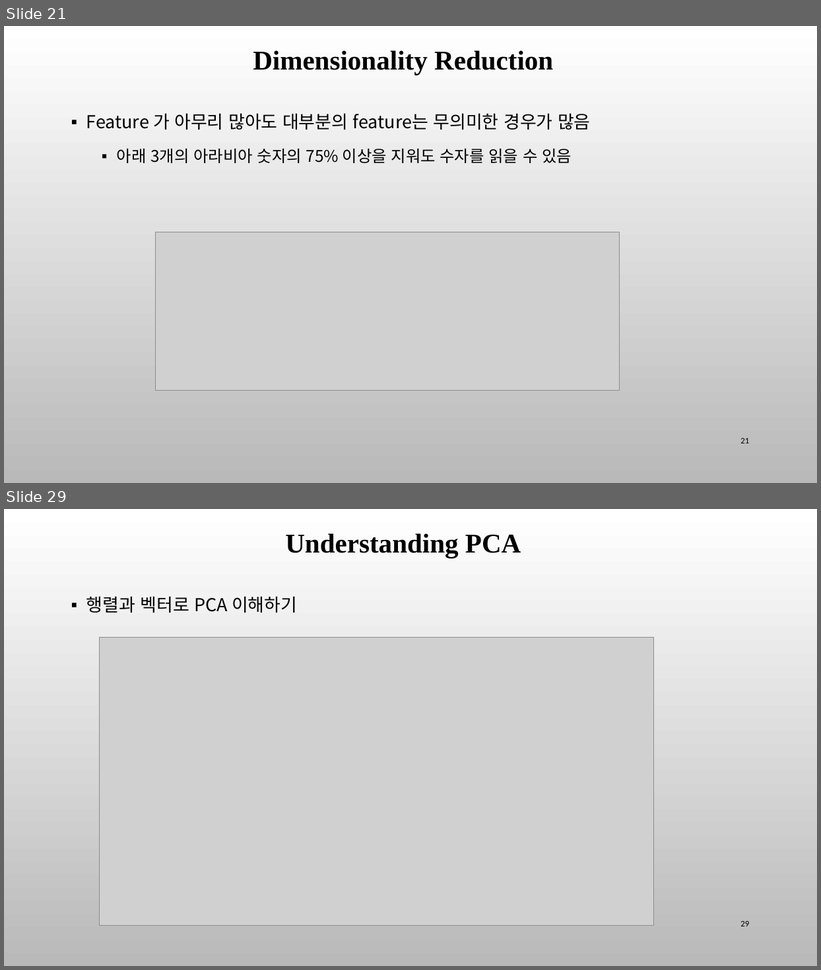
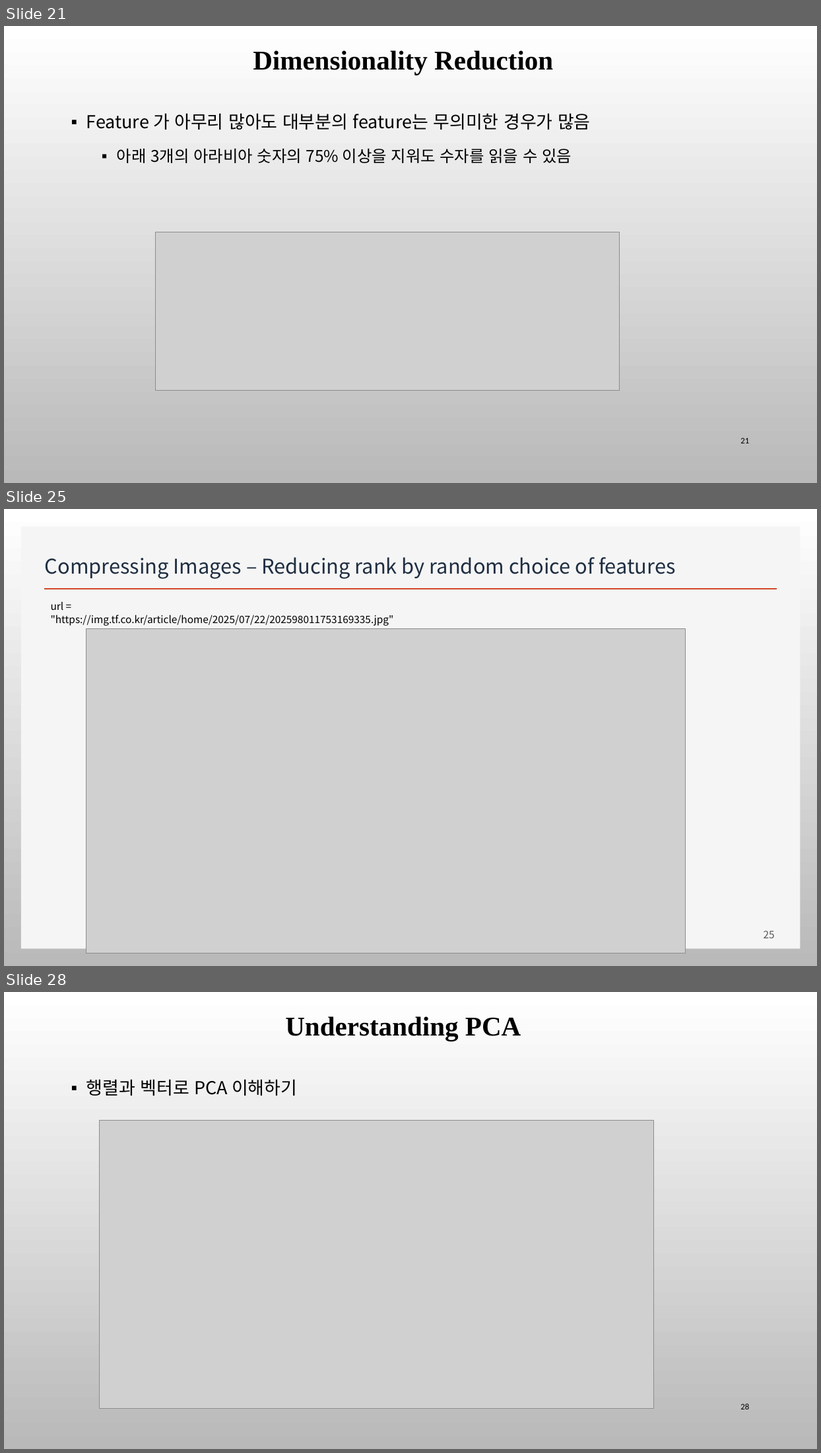
Before and after one commit to ancestor9/mathematics-for-machine-learning, a slide deck: Linear_Algebra/w5_PCA_linear_transformation.pptx. Shown one above the other, each under a label of ours: slides 21 and 29 before the commit, slides 21, 25 and 28 after it; the slides between them are not shown. The pictures are 821x970 and 821x1453 pixels, drawn with LibreOffice and Linux fonts; fonts in the diff are those of the drawing; grey boxes stand for pictures; background and template pictures are left out. Boxes give left, top, right and bottom in pixels: in the first picture for what was removed or moved away, otherwise in the second. Text is boxed around its words. In the diff, an @@ line names an element or a change of style, - is before the commit and + after.

```diff
--- a/Linear_Algebra/w5_PCA_linear_transformation.pptx
+++ b/Linear_Algebra/w5_PCA_linear_transformation.pptx
@@ slide 25 added at bbox=[4, 509, 817, 966], background picture (left out) @@
@@ rectangle added at bbox=[21, 527, 801, 949], fill #F5F5F5 @@
@@ title added at bbox=[45, 557, 676, 579], 24 pt, text #1F2E41 @@
+Compressing Images – Reducing rank by random choice of features
@@ line added from (44, 589) to (777, 589), #D24726 2 pt @@
@@ text added at bbox=[51, 601, 394, 626], 12 pt, text #000000 @@
+url = "https://img.tf.co.kr/article/home/2025/07/22/202598011753169335.jpg"
@@ picture added at bbox=[86, 629, 685, 954] @@
@@ page number added at bbox=[764, 931, 775, 939], 12 pt, text #595959 @@
+25
@@ what was slide 29 is now slide 28 @@
@@ page number at bbox=[741, 1404, 749, 1410]: text changed @@
-29
+28
```
Also in this commit, not shown: 6 other slides added, 1 other file.
